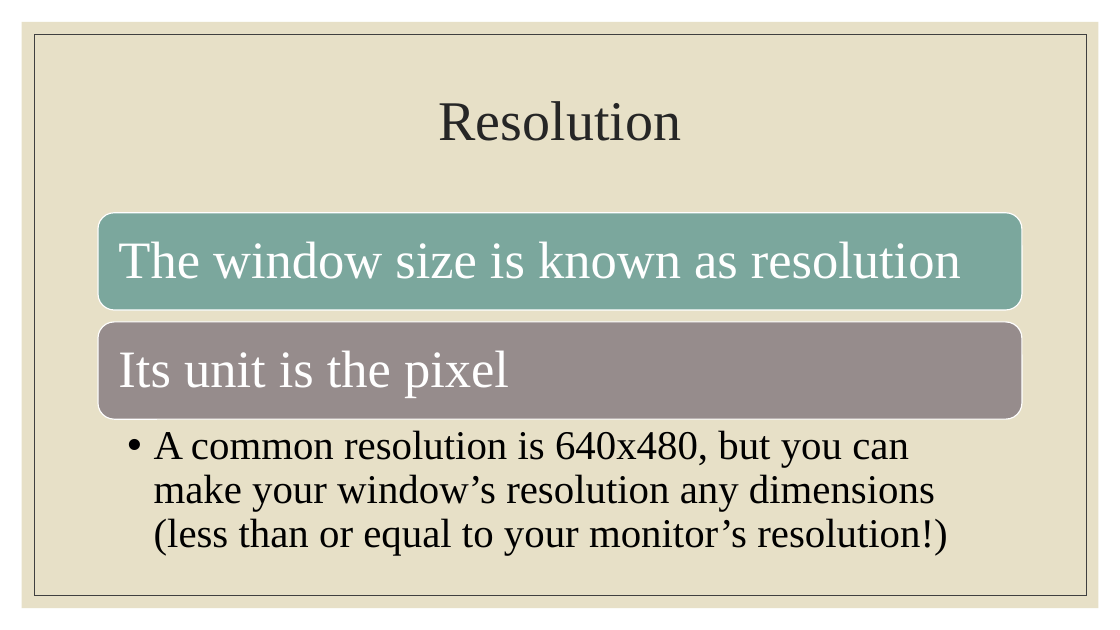
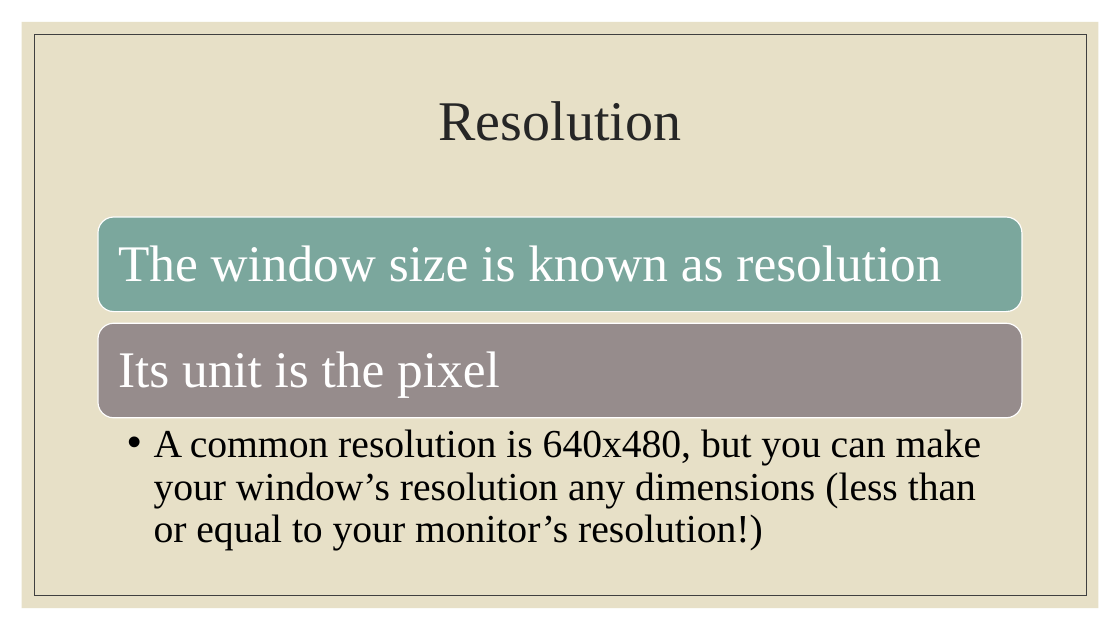
Before and after one commit to rsera/Junior-Knights, a slide deck: slide 9 of Python Pygame Day 1.pptx. Drawn at 1120x630 pixels with LibreOffice and Linux fonts; fonts in the diff are those of the drawing. Boxes give left, top, right and bottom in pixels: in the first picture for what was removed or moved away, otherwise in the second. Text is boxed around its words. In the diff, an @@ line names an element or a change of style, - is before the commit and + after.

```diff
--- a/Python Pygame Day 1.pptx
+++ b/Python Pygame Day 1.pptx
@@ rounded rectangle: place and size @@
-rounded rectangle at (98,213,1023,310)
+rounded rectangle at (98,217,1023,312)
@@ text "The window size is known ..." at (118,245,941,282): size 45 to 44 pt @@
@@ text "Its unit is the pixel" at (118,351,500,397): size 45 to 44 pt @@
@@ text "A common resolution is 640x480, ..." at (154,429,982,551): size 35 to 34 pt @@
```
Also in this commit, not shown: 5 other slides changed, 6 other files.
